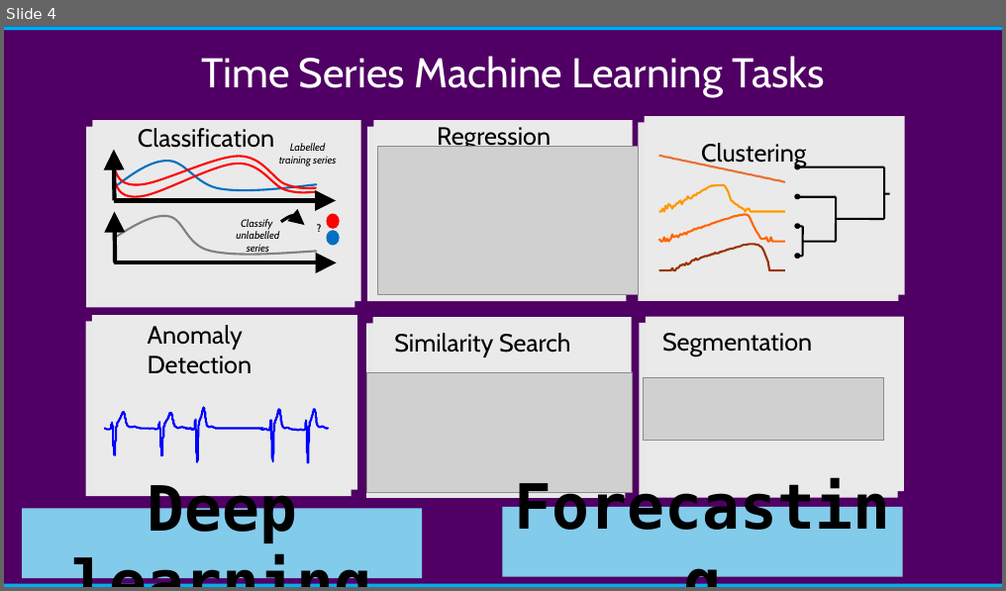
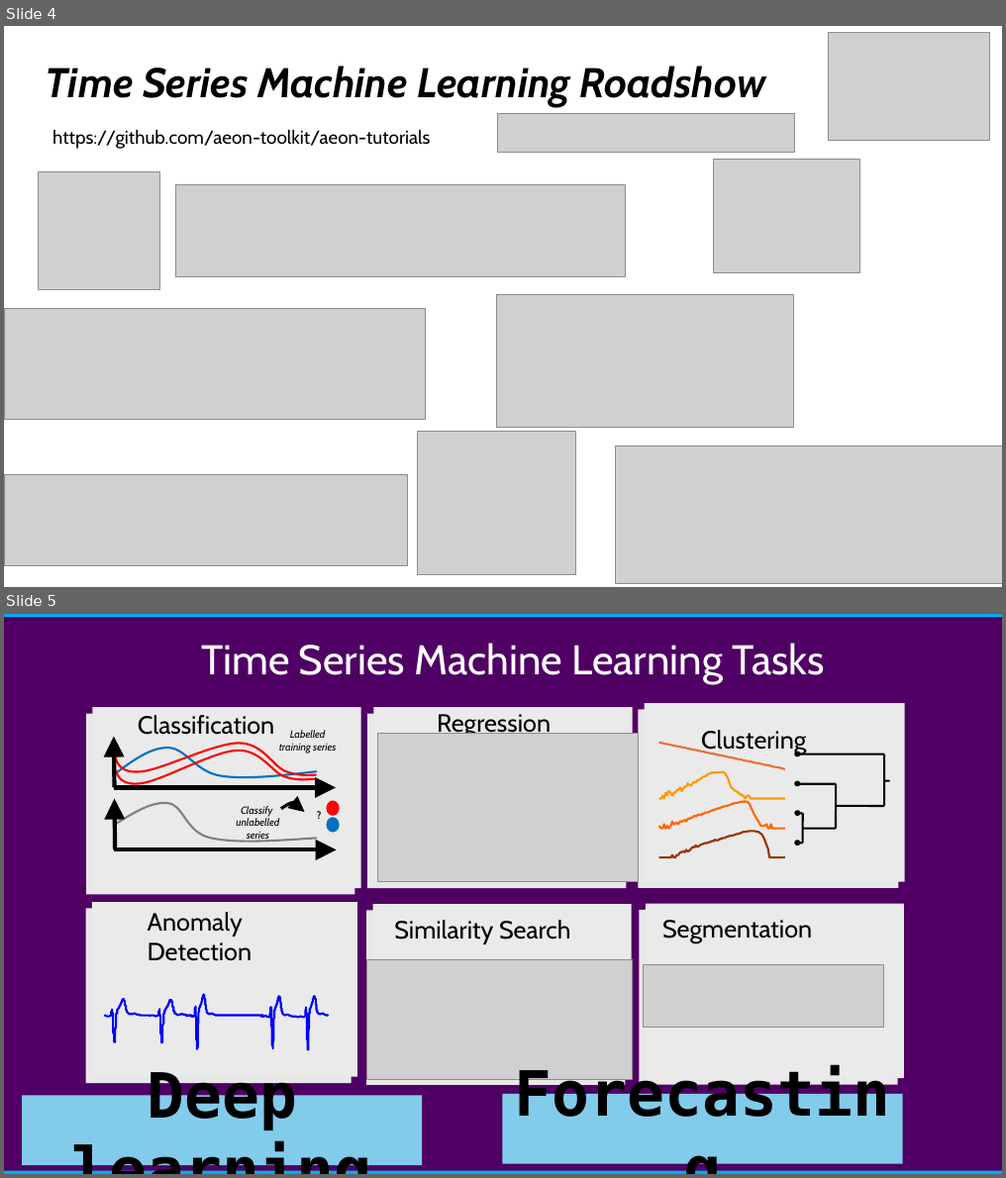
Before and after one commit to aeon-toolkit/aeon-tutorials, a slide deck: DSAA-2025/slides/part1_introduction.pptx. Shown one above the other, each under a label of ours: slide 4 before the commit, slides 4 and 5 after it. The pictures are 1006x591 and 1006x1178 pixels, drawn with LibreOffice and Linux fonts; fonts in the diff are those of the drawing; grey boxes stand for pictures. Boxes give left, top, right and bottom in pixels: in the first picture for what was removed or moved away, otherwise in the second. Text is boxed around its words. In the diff, an @@ line names an element or a change of style, - is before the commit and + after.

```diff
--- a/DSAA-2025/slides/part1_introduction.pptx
+++ b/DSAA-2025/slides/part1_introduction.pptx
@@ slide 4 added at (4,26,1002,587), background #FFFFFF @@
@@ picture added at (829,32,989,140) @@
@@ text added at (46,66,765,107), 40 pt, text #000000, bold, italic @@
+Time Series Machine Learning Roadshow
@@ picture added at (497,113,795,152) @@
@@ text added at (53,129,430,149), 18 pt, text #000000 @@
+https://github.com/aeon-toolkit/aeon-tutorials
@@ picture added at (39,172,159,289) @@
@@ picture added at (714,159,860,274) @@
@@ picture added at (175,184,625,276) @@
@@ picture added at (4,309,425,419) @@
@@ picture added at (497,294,794,427) @@
@@ picture added at (417,431,576,574) @@
@@ picture added at (616,446,1002,583) @@
@@ picture added at (4,474,408,566) @@
@@ what was slide 4 is now slide 5 @@
```
Also in this commit, not shown: 5 slides changed, 2 other files.
